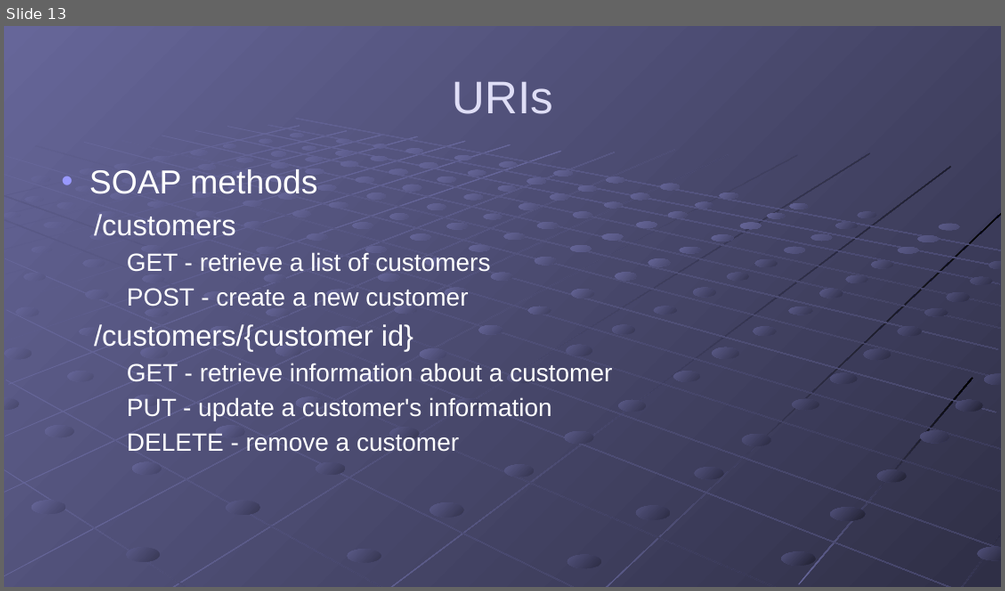
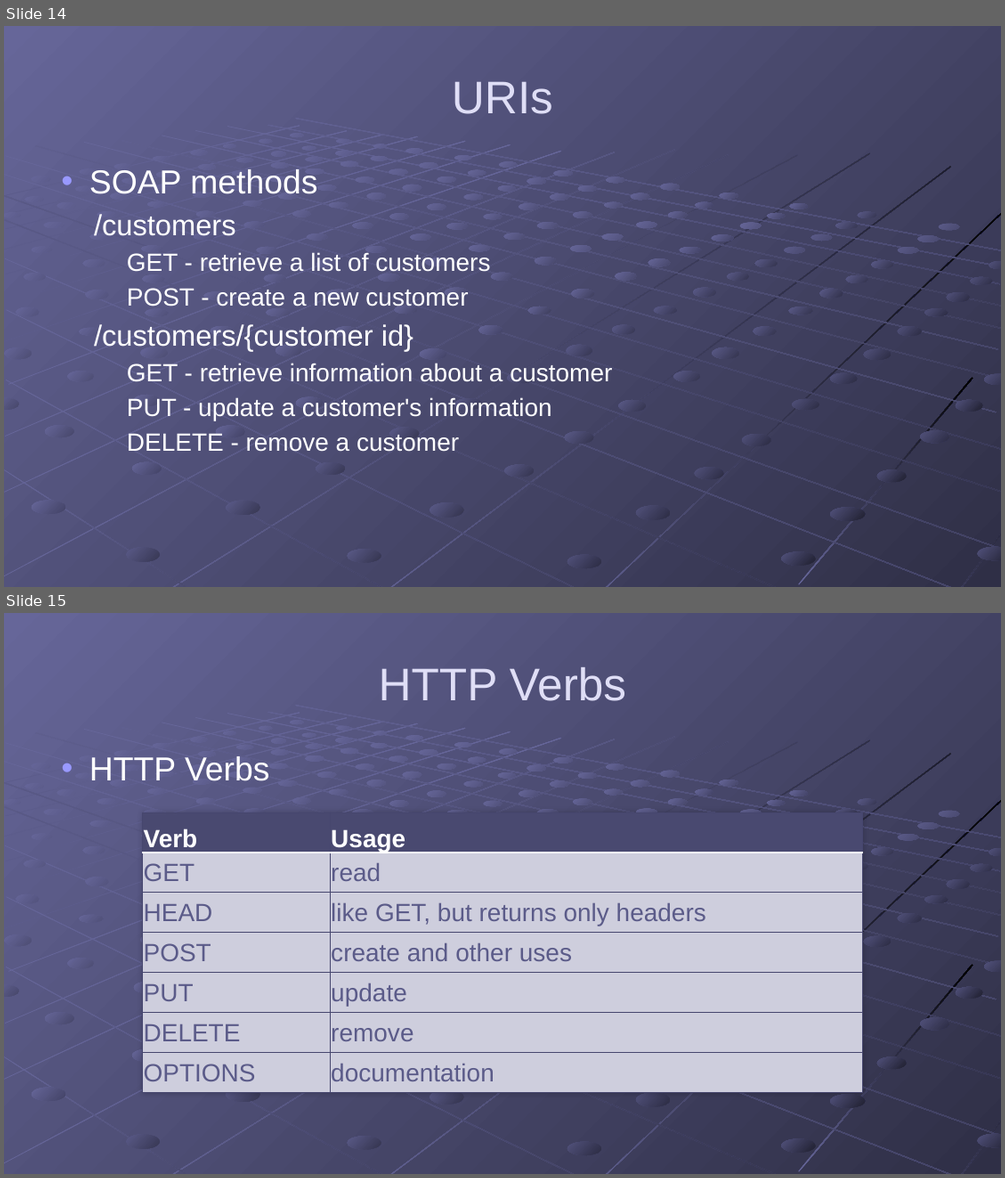
Before and after one commit to gregsohl/RESTFul_API_Presentation, a slide deck: Presentation/RESTful APIs.pptx. Shown one above the other, each under a label of ours: slide 13 before the commit, slides 14 and 15 after it. The pictures are 1005x591 and 1005x1178 pixels, drawn with LibreOffice and Linux fonts; fonts in the diff are those of the drawing. Boxes give left, top, right and bottom in pixels: in the first picture for what was removed or moved away, otherwise in the second. Text is boxed around its words. In the diff, an @@ line names an element or a change of style, - is before the commit and + after.

Commit message:
Added HTTP Verb info to presentation

```diff
--- a/Presentation/RESTful APIs.pptx
+++ b/Presentation/RESTful APIs.pptx
@@ slide 15 added at [4, 613, 1001, 1174], background gradient #666699 to #49496D; not listed: 215 template elements that a slide beside it also shows @@
@@ title added at [379, 667, 626, 701], 44 pt, text #DFDEF6 @@
+HTTP Verbs
@@ text added at [89, 756, 270, 781], 32 pt, text #FFFFFF @@
+• HTTP Verbs
@@ table added at [142, 812, 863, 1093], 7 rows, 2 columns @@
+Verb | Usage
+GET | read
+HEAD | like GET, but returns only headers
+POST | create and other uses
+PUT | update
+DELETE | remove
+OPTIONS | documentation
@@ what was slide 13 is now slide 14 @@
```
Also in this commit, not shown: 1 other slide added.
